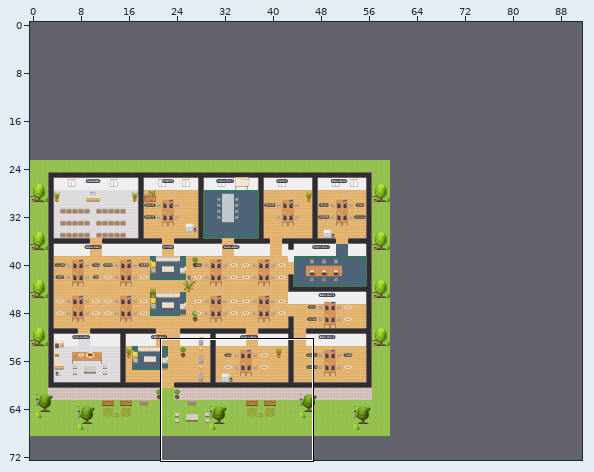
Two states of a Tiled map (JSON), sw-office.tmj. The first picture is a wide view before the edit; the outline marks the close-up.
Close-up. The starting point:
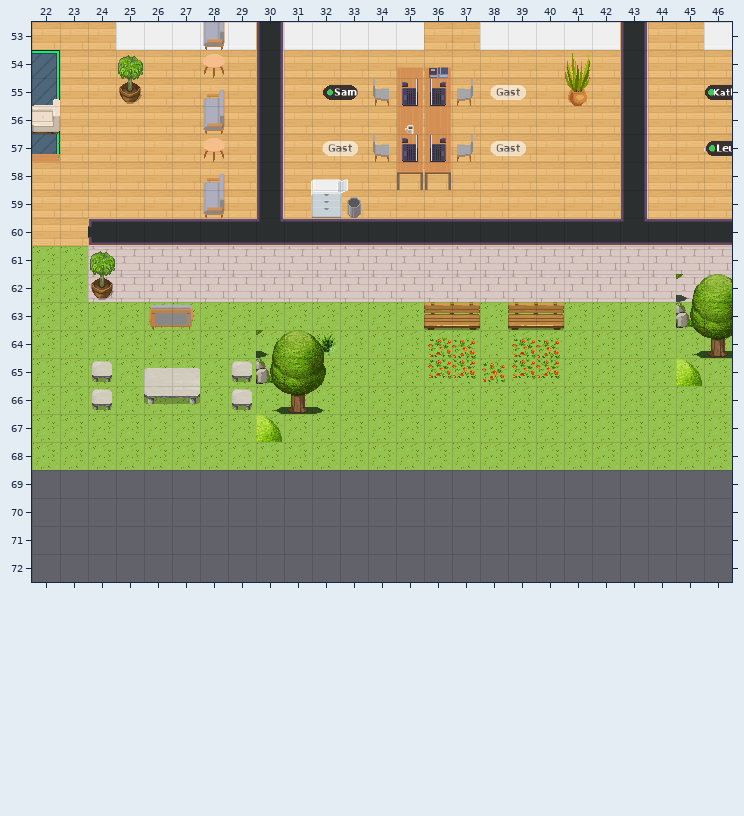
Cells are 32x32 px. Shown: x 22..46, y 53..72. The commit also changed other parts of the map, which this record leaves out. The old version is drawn lined up with the new one.
After:
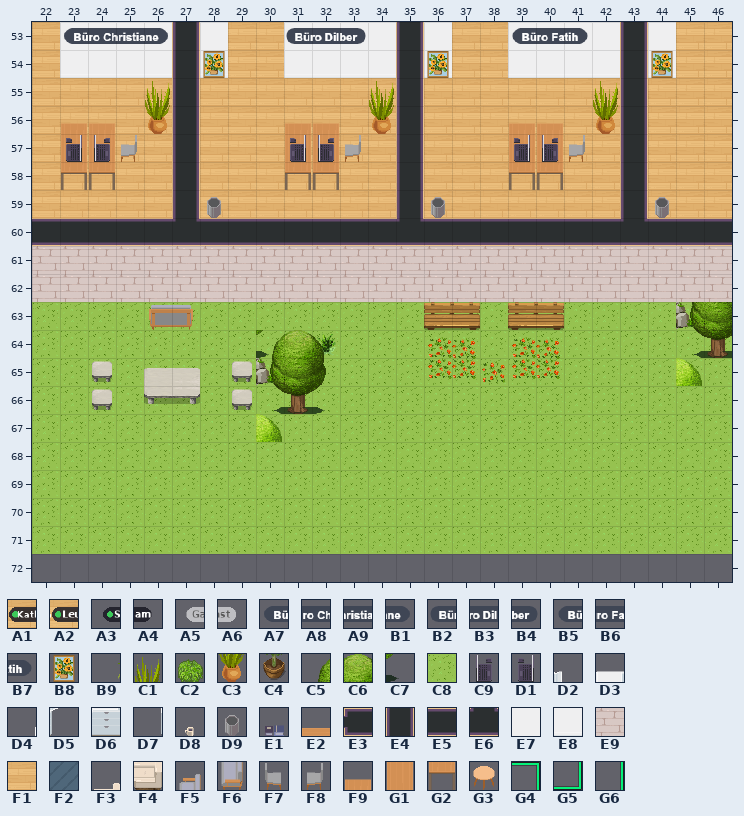
Key: from "SW_Labels": A1 115, A2 117, A3 137, A4 138, A5 139, A6 140; from "SW_Labels2": A7 58, A8 59, A9 60, B1 61, B2 64, B3 65, B4 66, B5 67, B6 68, B7 69; from "WA_Decoration": B8 2, B9 66, C1 75, C2 78, C3 87, C4 90; from "WA_Exterior": C5 75, C6 76, C7 130, C8 628; from "WA_Miscellaneous": C9 24, D1 25, D2 26 flipped left-right, D3 27 flipped left-right, D4 28 flipped left-right, D5 36 flipped left-right, D6 37 flipped left-right, D7 38 flipped left-right, D8 59 flipped left-right, D9 60, E1 74; from "WA_Other_Furniture": E2 19; from "WA_Room_Builder": E3 65, E4 102, E5 104, E6 110, E7 203, E8 228, E9 310, F1 350, F2 360; from "WA_Seats": F3 36, F4 49, F5 82 flipped left-right, F6 95 flipped left-right, F7 119, F8 120; from "WA_Tables": F9 2, G1 12, G2 22, G3 140; from "WA_User_Interface": G4 162, G5 163, G6 168.
__ is an empty cell.
Tiles replaced or removed in this view: A1, A2, A3, A4, A5, A6, B9, C1, C2, C3, C4, C5, C6, C7, C9, D1, D2, D3, D4, D5, D6, D7, D8, D9, E1, E2, E3, E4, E5, E6, E8, F2, F3, F4, F5, F6, F7, F8, F9, G1, G2, G3, G4, G5, G6.
See-through tiles are keyed as they look on the map.
Diff:
Changed rows in their new state; .. is an unchanged cell.
map size 60x46 -> 92x72 cells (old content now starts at 0,23; both pictures use the new coordinates)
Layer "floor/floor1":
first column x 22:
54 F1
55 F1
56 F1
57 F1
first column x 22:
69 C8 C8 C8 C8 C8 C8 C8 C8 C8 C8 C8 C8 C8 C8 C8 C8 C8 C8 C8 C8 C8 C8 C8 C8 C8
70 C8 C8 C8 C8 C8 C8 C8 C8 C8 C8 C8 C8 C8 C8 C8 C8 C8 C8 C8 C8 C8 C8 C8 C8 C8
71 C8 C8 C8 C8 C8 C8 C8 C8 C8 C8 C8 C8 C8 C8 C8 C8 C8 C8 C8 C8 C8 C8 C8 C8 C8
Layer "floor/floor2":
first column x 22:
54 __
55 __
56 __
57 __
Layer "walls/walls1":
first column x 22:
53 .. E7 E7 E7 E7 E4 E7 __ __ E7 E7 E7 .. E4 E7 .. __ E7 E7 E7 .. .. E7 .. __
54 .. E8 E8 E8 E8 E4 E8 .. __ E8 E8 E8 E8 E4 E8 .. .. E8 E8 E8 E8 .. E8 .. ..
55 .. .. .. .. .. E4 .. .. __ .. .. .. .. E4 .. .. .. .. .. .. .. .. .. .. ..
56 .. .. .. .. .. E4 .. .. __ .. .. .. .. E4 .. .. .. .. .. .. .. .. .. .. ..
57 .. .. .. .. .. E4 .. .. __ .. .. .. .. E4 .. .. .. .. .. .. .. .. .. .. ..
58 .. .. .. .. .. E4 .. .. __ .. .. .. .. E4 .. .. .. .. .. .. .. .. .. .. ..
59 .. .. .. .. .. E4 .. .. __ .. .. .. .. E4 .. .. .. .. .. .. .. .. .. .. ..
60 E5 E5 E5 .. .. E6 .. .. E5 .. .. .. .. E6 .. .. .. .. .. .. .. .. .. .. ..
61 E9 E9 .. .. .. .. .. .. .. .. .. .. .. .. .. .. .. .. .. .. .. .. .. .. ..
62 E9 E9 .. .. .. .. .. .. .. .. .. .. .. .. .. .. .. .. .. .. .. .. .. .. ..
Layer "furniture/furniture2":
first column x 22:
53 .. .. .. .. .. .. __ .. .. .. .. .. .. .. .. .. .. .. .. .. .. .. ..
54 .. .. .. __ .. .. B8 .. .. .. .. .. .. .. B8 .. .. .. .. .. .. .. B8
55 __ .. .. __ .. .. __ .. .. .. .. .. __ __ __ __ .. .. .. __ .. .. ..
56 __ .. .. .. C3 .. __ .. .. .. .. .. C3 __ __ .. .. .. .. .. C3 .. ..
57 .. G1 G1 F8 .. .. __ .. .. G1 G1 F8 __ __ __ __ .. G1 G1 F8 .. .. ..
58 .. G2 G2 .. .. .. __ .. .. G2 G2 .. .. __ __ .. .. G2 G2 .. .. .. ..
59 .. .. .. .. .. .. __ .. .. __ __ __ .. .. .. .. .. .. .. .. .. .. ..
61 .. .. __ .. .. .. .. .. .. .. .. .. .. .. .. .. .. .. .. .. .. .. ..
62 .. .. __ .. .. .. .. .. .. .. .. .. .. .. .. .. .. .. .. .. .. .. ..
Layer "furniture/furniture3":
first column x 23:
55 .. .. .. .. .. .. .. .. .. .. .. .. __ __ .. .. .. .. .. .. .. ..
56 .. .. .. .. .. .. .. .. .. .. .. .. __ .. .. .. .. .. .. .. .. ..
57 D1 C9 .. .. .. .. .. .. D1 C9 .. .. __ __ .. .. D1 C9 .. .. .. ..
59 .. .. .. .. .. D9 .. .. .. .. __ .. .. D9 .. .. .. .. .. .. .. D9
Layer "furniture/labels":
first column x 23:
53 A7 A8 A9 B1 .. .. .. .. B2 B3 B4 .. .. .. .. .. B5 B6 B7 .. .. .. .. ..
55 .. .. .. .. .. .. .. .. .. __ __ .. .. .. .. __ __ .. .. .. .. .. .. __
57 .. .. .. .. .. .. .. .. .. __ __ .. .. .. .. __ __ .. .. .. .. .. .. __
Layer "above/above1":
first column x 22:
54 .. .. .. .. .. .. .. .. .. .. .. .. .. __ __ .. .. .. .. __ ..
55 .. .. .. .. C1 .. .. .. .. .. .. .. C1 .. .. .. .. .. .. .. C1
56 .. F9 F9 .. .. .. .. .. .. F9 F9 .. .. .. .. .. .. F9 F9 .. ..
57 __ .. .. .. .. .. .. .. .. .. .. .. .. .. .. .. .. .. .. .. ..
58 .. .. .. .. .. .. .. .. .. __ __ __ .. .. .. .. .. .. .. .. ..
first column x 45:
62 __
Layer "above/above2":
first column x 22:
54 .. .. .. .. .. .. .. .. .. .. .. .. .. .. __
57 __ .. .. .. .. .. .. .. .. .. .. .. .. .. ..
first column x 45:
62 __ __
Boxes around the changes in both close-ups, in picture pixels (x1, y1, x2, y2):
changed: (32, 22, 620, 302)
added: (648, 22, 676, 78)
removed: (704, 22, 732, 50)
removed: (705, 85, 732, 100)
removed: (704, 141, 732, 156)
added: (655, 197, 669, 218)
removed: (676, 274, 732, 302)
added: (32, 470, 732, 554)
